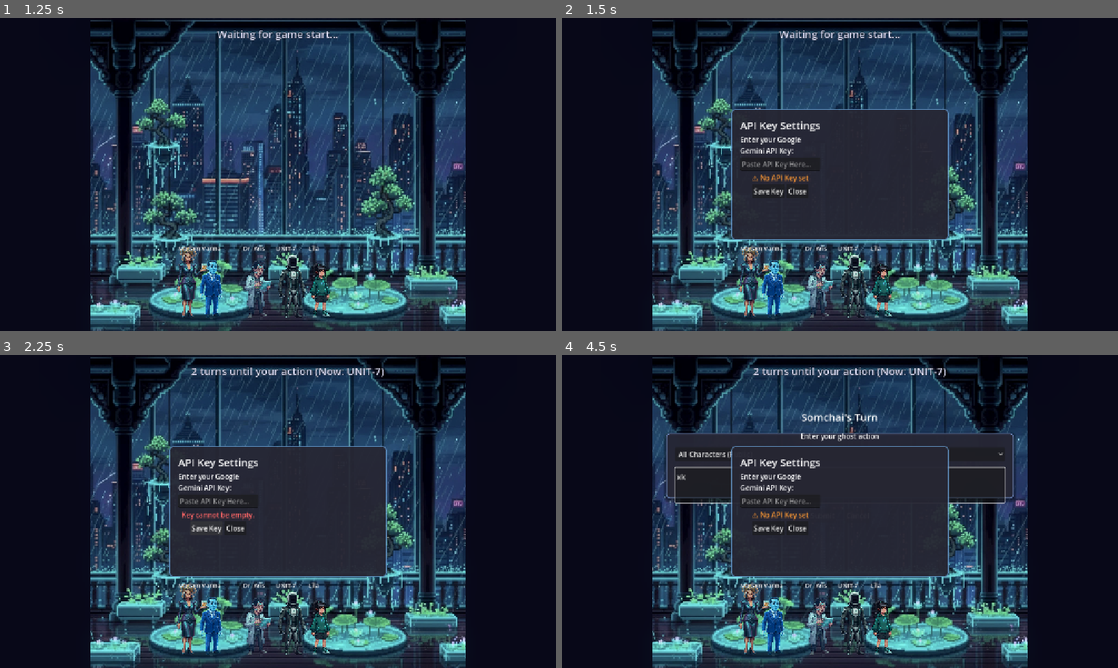
Above: before the commit, frames 1-4 (two rows, left to right).
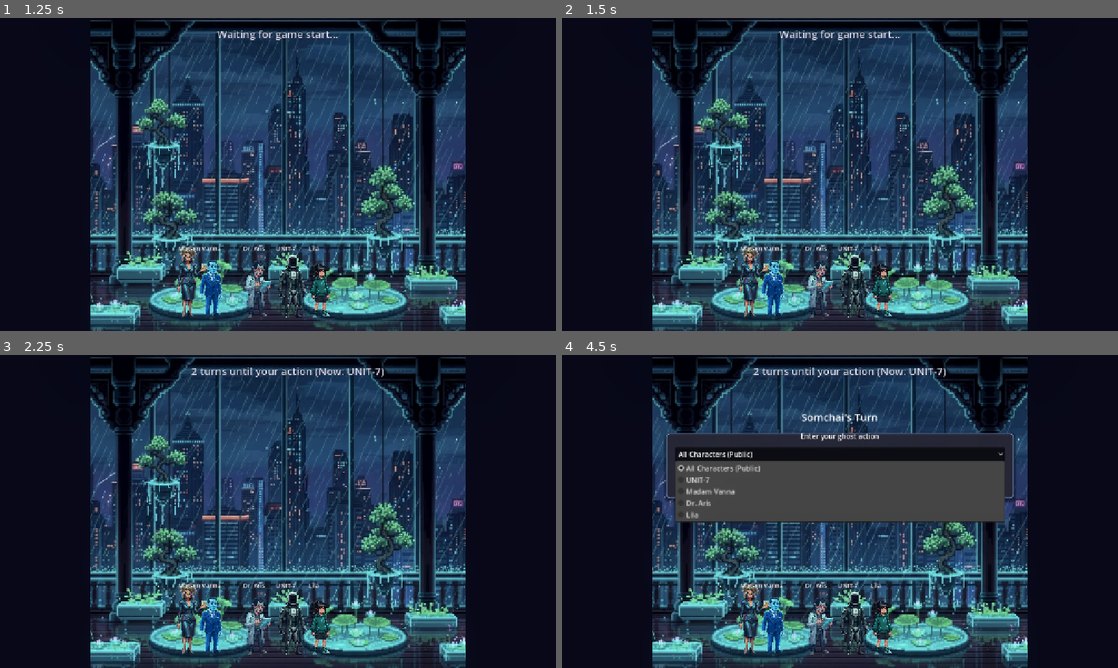
Above: after the commit, the same moments.

Repository: NotBattleFrog/google-gemini-hackathon
Game: Godot game, scene res://Scenes/MainMenu.tscn
Same seed, same stepped clock (60 frames per second), same inputs: the game is played once before the commit and once after it.
Inputs (mouse positions are in pixels of both pictures, inside the frame that each line leads up to):
- Up to frame 1 (1.25 s): click "New Game" at 0.5 s
- Up to frame 2 (1.5 s): tap Enter at 1.25 s; move the mouse to (962, 158) at 1.27 s; tap K at 1.35 s; click (962, 158) at 1.42 s
- Up to frame 3 (2.25 s): click (205, 527) at 2 s, where only the run before the commit has a clickable "Save Key"
- Up to frame 4 (4.5 s): move the mouse to (728, 527) at 2.77 s; tap K at 2.85, 3.8 s; click (728, 527) at 2.92 s; tap Space at 3.5 s; move the mouse to (895, 442) at 3.52 s; tap X at 3.6 s; click (895, 442) at 3.67 s; click "All Characters (Public)" at 4.25 s

Frame 1 is identical in both runs. In frame 2, 13% of the frame differs, in the area x 30-70%, y 29-71%; in frame 3, 13%; in frame 4, 18%, in the area x 20-80%, y 29-71%.
Error before the commit: Parse Error: Identifier "_json_parse_cache" not declared in the current scope. (res://Scripts/Services/LLMStreamService.gd:251)

Commit message:
feat: Implement API quota management with pause/resume for LLM calls, centralize API error handling, and update UI to clear quota on new key save.

Diff:
--- a/Scripts/Managers/MysteryManager.gd
+++ b/Scripts/Managers/MysteryManager.gd
@@ -21,8 +21,21 @@
 
 func _ready() -> void:
 	print("[MysteryManager] Initialized")
-	# Wait for units to spawn - use a longer delay to ensure units are ready
+
+	# Wait for scene to load
 	await get_tree().create_timer(1.5).timeout
+
+	# Skip setup if Game is in menu preview mode
+	var game = get_node_or_null("/root/Game")
+	if game and game.get("is_preview"):
+		print("[MysteryManager] Game is in preview mode - skipping setup")
+		return
+
+	# Also skip if no Game scene at all (e.g. main menu)
+	if not game:
+		print("[MysteryManager] No Game scene found - skipping setup")
+		return
+
 	call_deferred("_setup_mystery")
 
 func _setup_mystery() -> void:
--- a/Scripts/Managers/TurnBasedGameState.gd
+++ b/Scripts/Managers/TurnBasedGameState.gd
@@ -104,8 +104,8 @@
 	var game_node = get_node_or_null("/root/Game")
 	if game_node:
 		print("[TurnBasedGameState] Game node found. Listing all children:")
-		for child in game_node.get_children():
-			print("  - %s (type: %s)" % [child.name, child.get_class()])
+		#for child in game_node.get_children():
+		#	print("  - %s (type: %s)" % [child.name, child.get_class()])
 
 		# Try find_child first
 		player_node = game_node.find_child("Player", true, false)
@@ -145,10 +145,10 @@
 	else:
 		print("[TurnBasedGameState] ERROR: Could not find Player node at all!")
 		# List all children of Game node
-		if game_node:
-			print("[TurnBasedGameState] Game node children:")
-			for child in game_node.get_children():
-				print("  - %s (type: %s)" % [child.name, child.get_class()])
+		#if game_node:
+		#	print("[TurnBasedGameState] Game node children:")
+		#	for child in game_node.get_children():
+		#		print("  - %s (type: %s)" % [child.name, child.get_class()])
 
 	# Log all units found
 	for i in range(units.size()):
--- a/Scripts/Services/LLMStreamService.gd
+++ b/Scripts/Services/LLMStreamService.gd
@@ -19,8 +19,16 @@
 var full_response_accumulator: String = ""
 var current_mode: String = "CHAT" # CHAT or LOGIC
 
+# API Quota Management
+var quota_paused: bool = false
+var quota_resume_timer: float = 0.0
+var quota_error_message: String = ""
+
 # Context Window (Sliding)
 var context_window: Array[Dictionary] = []
+
+# PERFORMANCE: Cache parsed JSON results
+var _json_parse_cache: Dictionary = {}
 
 func _ready() -> void:
 	client = HTTPClient.new()
@@ -92,6 +100,11 @@
 			print("[LLM DEBUG] Unexpected status: ", status)
 
 func request_inference(system_prompt: String, user_input: String, mode: String = "CHAT") -> void:
+	# Check if API calls are paused due to quota
+	if quota_paused:
+		print("[LLM DEBUG] API calls paused - quota exceeded. Resuming in %.0f seconds." % quota_resume_timer)
+		return
+
 	# Always read API key from ConfigManager (single source of truth)
 	# Never use cached api_key variable - always read fresh from ConfigManager
 	var current_api_key = ConfigManager.api_key
@@ -193,14 +206,19 @@
 		if clean_text.is_empty(): return
 
 		var json = JSON.parse_string(clean_text)
-		if json and "candidates" in json:
-			var candidates = json["candidates"]
-			if candidates.size() > 0:
-				var parts = candidates[0].get("content", {}).get("parts", [])
-				if parts.size() > 0:
-					var text = parts[0].get("text", "")
-					emit_signal("token_received", text)
-					full_response_accumulator += text
+		if json and json is Dictionary:
+			# Check for API errors in CHAT mode too
+			if json.has("error"):
+				_handle_api_error(json["error"])
+				return
+			if "candidates" in json:
+				var candidates = json["candidates"]
+				if candidates.size() > 0:
+					var parts = candidates[0].get("content", {}).get("parts", [])
+					if parts.size() > 0:
+						var text = parts[0].get("text", "")
+						emit_signal("token_received", text)
+						full_response_accumulator += text
 
 	elif current_mode == "LOGIC":
 		# Buffer everything
@@ -231,6 +249,12 @@
 			if json.parse(json_array_str) == OK:
 				var chunks = json.data
 				if chunks is Array:
+					# Check for API errors FIRST before extracting text
+					for response_chunk in chunks:
+						if response_chunk is Dictionary and response_chunk.has("error"):
+							_handle_api_error(response_chunk["error"])
+							return
+
 					# Concatenate all text parts from all chunks
 					var full_text = ""
 					for response_chunk in chunks:
@@ -260,42 +284,6 @@
 						print("[LLM DEBUG] Failed text: ", full_text)
 						return
 
-					# Check if response contains an error
-					if json_result is Dictionary and json_result.has("error"):
-						var error_data = json_result["error"]
-						var error_code = error_data.get("code", 0)
-						var error_message = error_data.get("message", "Unknown error")
-						var error_status = error_data.get("status", "UNKNOWN")
-
-						# Handle quota exceeded error specifically
-						if error_code == 429 or error_status == "RESOURCE_EXHAUSTED":
-							# Extract retry delay
-							var retry_seconds = 60  # Default
-							if error_data.has("details"):
-								for detail in error_data["details"]:
-									if detail.has("@type") and detail["@type"] == "type.googleapis.com/google.rpc.RetryInfo":
-										var retry_delay = detail.get("retryDelay", "60s")
-										# Parse delay like "47s" or "47.065183415s"
-										retry_seconds = int(retry_delay.replace("s", "").split(".")[0])
-										break
-
-							# Show user-friendly error message
-							var quota_message = "⚠️ API Quota Exceeded!\n\nYou've reached the free tier limit (20 requests/day).\nPlease wait %d seconds before trying again.\n\nOr upgrade your API key at:\nhttps://ai.google.dev/gemini-api/docs/rate-limits" % retry_seconds
-							push_error(quota_message)
-							print("\n" + "=".repeat(60))
-							print("❌ GEMINI API QUOTA EXCEEDED")
-							print("=".repeat(60))
-							print("Retry in: %d seconds (%d minutes)" % [retry_seconds, retry_seconds / 60])
-							print("Limit: 20 requests per day (free tier)")
-							print("Upgrade at: https://ai.google.dev/gemini-api/docs/rate-limits")
-							print("=".repeat(60) + "\n")
-							return
-						else:
-							# Other API errors
-							push_error("API Error %d: %s" % [error_code, error_message])
-							print("[LLM DEBUG] API Error: ", json_result)
-							return
-
 					print("[LLM DEBUG] Logic JSON Parsed Successfully!")
 					emit_signal("logic_received", json_result)
 			else:
@@ -303,3 +291,44 @@
 
 func system_instruction(prompt: String) -> String:
 	return "System: " + prompt
+
+func _handle_api_error(error_data: Dictionary) -> void:
+	var error_code = error_data.get("code", 0)
+	var error_message = error_data.get("message", "Unknown API error")
+	var error_status = error_data.get("status", "UNKNOWN")
+
+	if error_code == 429 or error_status == "RESOURCE_EXHAUSTED":
+		# Extract retry delay
+		var retry_seconds = 60
+		if error_data.has("details"):
+			for detail in error_data["details"]:
+				if detail.has("@type") and detail["@type"] == "type.googleapis.com/google.rpc.RetryInfo":
+					var retry_delay = detail.get("retryDelay", "60s")
+					retry_seconds = int(retry_delay.replace("s", "").split(".")[0])
+					break
+
+		# Pause API calls
+		quota_paused = true
+		quota_resume_timer = retry_seconds
+		quota_error_message = "API quota exceeded. Retry in %d seconds." % retry_seconds
+
+		# Show clear message
+		print("")
+		print("=".repeat(60))
+		print("  ⚠️  GEMINI API QUOTA EXCEEDED")
+		print("=".repeat(60))
+		print("  Retry in: %d seconds" % retry_seconds)
+		print("  Limit: 20 requests/day (free tier)")
+		print("  API calls are PAUSED until quota resets.")
+		print("  Upgrade: https://ai.google.dev/gemini-api/docs/rate-limits")
+		print("=".repeat(60))
+		print("")
+
+		# Auto-resume after delay
+		if is_inside_tree():
+			await get_tree().create_timer(retry_seconds).timeout
+			quota_paused = false
+			quota_error_message = ""
+			print("[LLM] API quota timer expired - resuming API calls.")
+	else:
+		print("[LLM DEBUG] API Error %d (%s): %s" % [error_code, error_status, error_message])
--- a/Scripts/UI/GameUI.gd
+++ b/Scripts/UI/GameUI.gd
@@ -158,6 +158,11 @@
 
 func _input(event: InputEvent) -> void:
 	if event is InputEventKey and event.pressed and event.keycode == KEY_K:
+		# Don't toggle API panel if player text input is active
+		var ghost_input = get_node_or_null("/root/Game/GhostActionInput")
+		if ghost_input and ghost_input.visible:
+			return
+
 		print("[GameUI] K key pressed! Panel visible: %s, Panel exists: %s" % [api_key_panel.visible if api_key_panel else "null", api_key_panel != null])
 		if api_key_panel and api_key_panel.visible:
 			_on_close_api_key_panel()
@@ -177,8 +182,16 @@
 	if key.length() > 0:
 		print("[GameUI] Saving API key (length: %d)" % key.length())
 		ConfigManager.save_api_key(key)
-		# LLMStreamService will read from ConfigManager automatically
-		api_key_status_label.text = "✓ API Key saved!"
+
+		# Clear quota pause immediately when new key is saved
+		var llm_service = get_node_or_null("/root/LLMStreamService")
+		if llm_service:
+			llm_service.quota_paused = false
+			llm_service.quota_resume_timer = 0.0
+			llm_service.quota_error_message = ""
+			print("[GameUI] Cleared API quota pause - retrying immediately with new key")
+
+		api_key_status_label.text = "✓ API Key saved! Retrying API calls..."
 		api_key_status_label.add_theme_color_override("font_color", Color(0.4, 1, 0.4, 1))
 		await get_tree().create_timer(1.5).timeout
 		_update_api_key_status()
